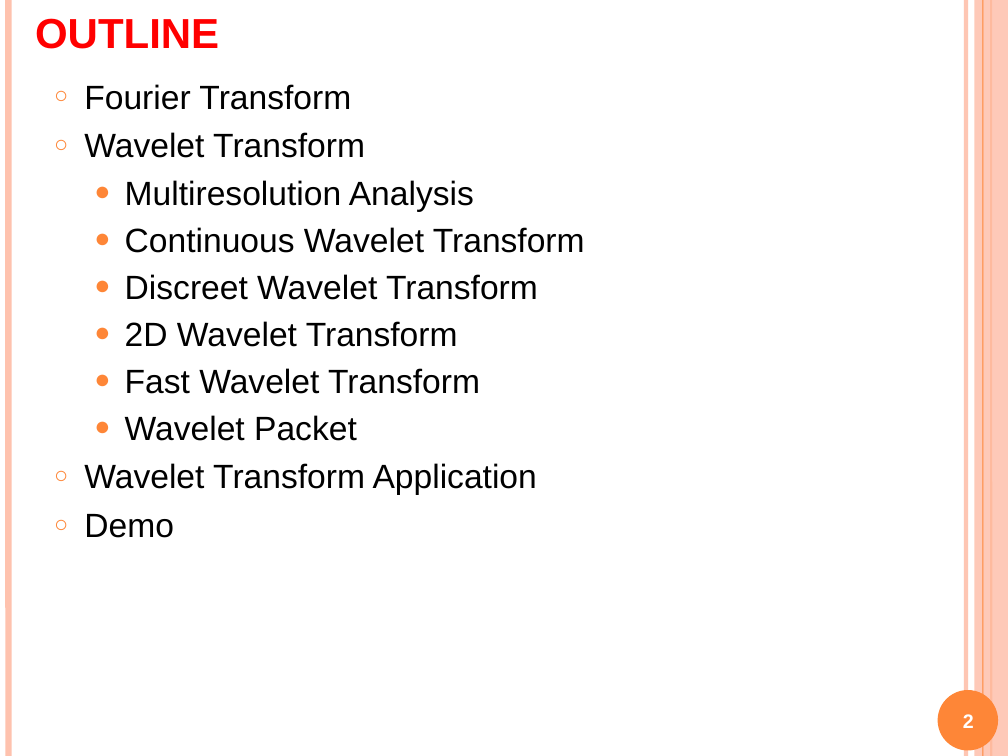
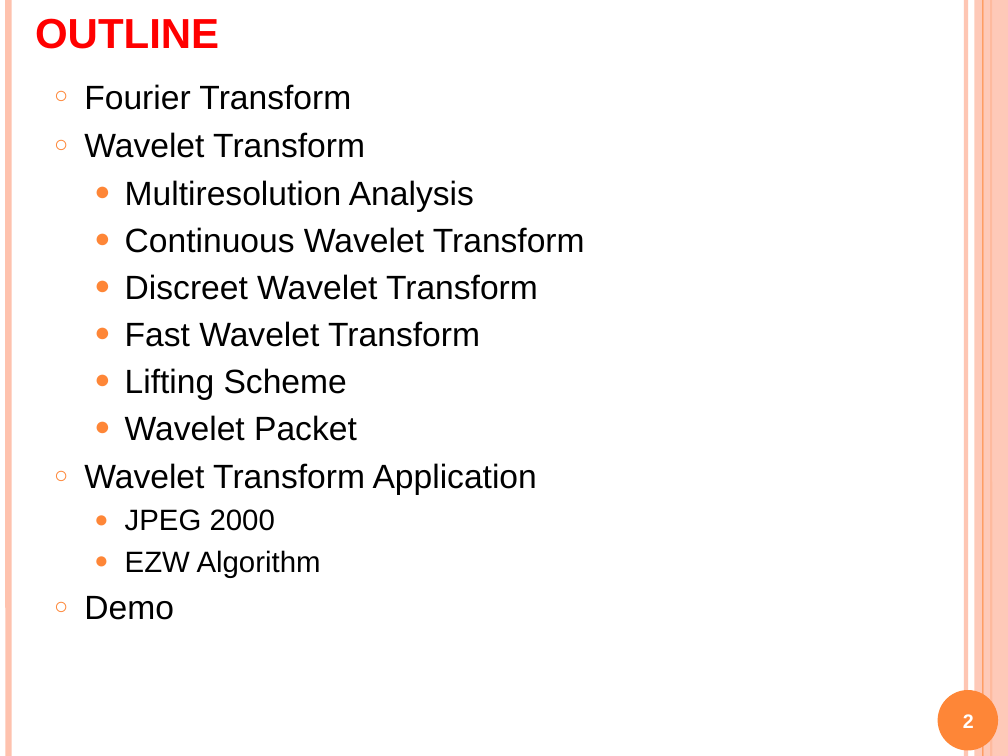
Before and after one commit to Alex7Huynh/dip-g9, a slide deck: slide 2 of 6. PPT/Wavelet transform.pptx. Drawn at 1008x756 pixels with LibreOffice and Linux fonts; fonts in the diff are those of the drawing. Boxes give left, top, right and bottom in pixels: in the first picture for what was removed or moved away, otherwise in the second. Text is boxed around its words. In the diff, an @@ line names an element or a change of style, - is before the commit and + after.

```diff
--- a/6. PPT/Wavelet transform.pptx
+++ b/6. PPT/Wavelet transform.pptx
@@ text at (x1=125, y1=321, x2=458, y2=347): paragraph removed @@
-  ● 2D Wavelet Transform
@@ text at (x1=125, y1=368, x2=347, y2=400): paragraph added @@
+  ● Lifting Scheme
@@ text at (x1=125, y1=509, x2=321, y2=577): paragraphs added @@
+  ● JPEG 2000
+  ● EZW Algorithm
```
Also in this commit, not shown: 1 other slide changed, 5 slides added, 2 slides removed, 2 other files.
